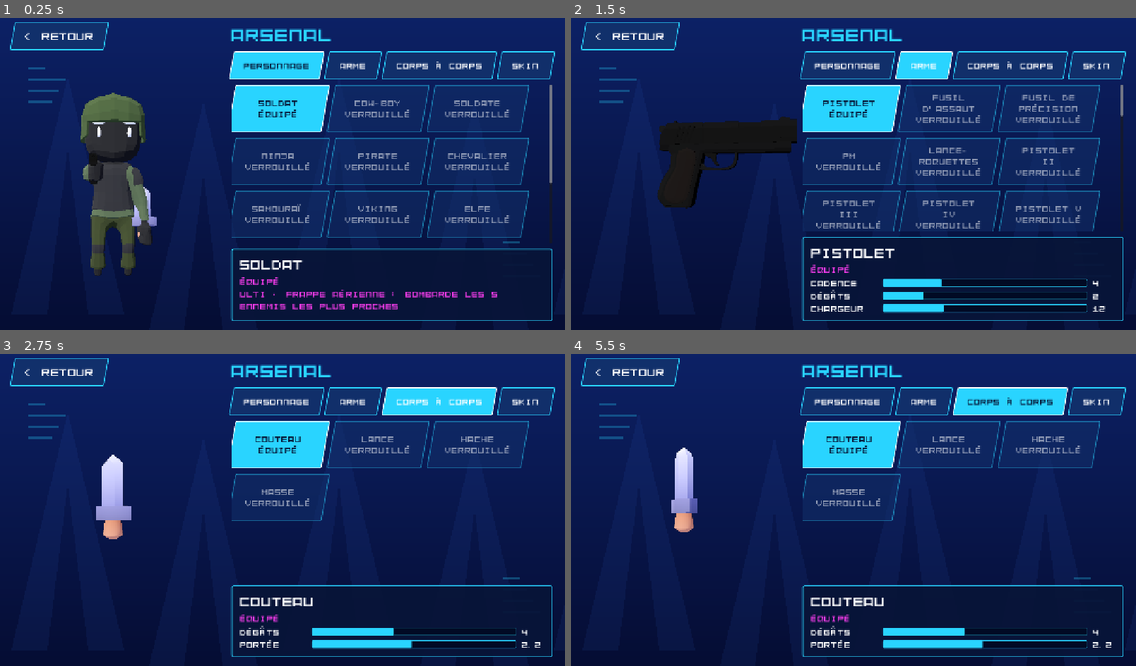
Above: before the commit, frames 1-4 (two rows, left to right).
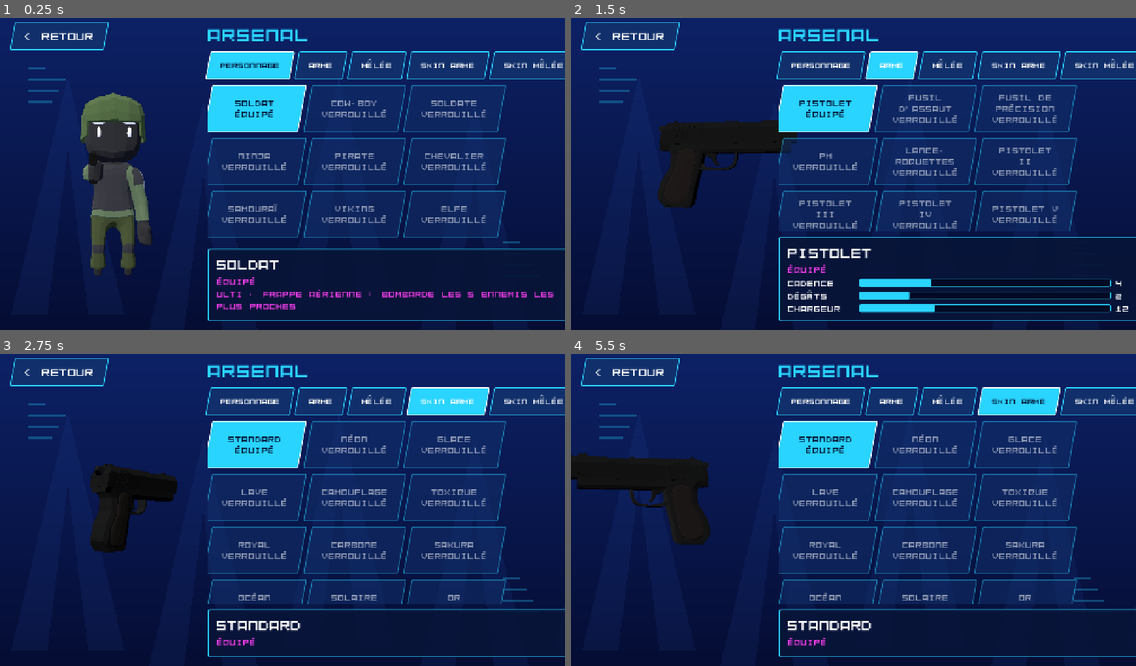
Above: after the commit, the same moments.

Repository: mariusortiz/overclock
Game: Godot game, scene res://scenes/armory.tscn
Same seed, same stepped clock (60 frames per second), same inputs: the game is played once before the commit and once after it. This scene is started directly instead of the project's main scene.
Inputs (mouse positions are in pixels of both pictures, inside the frame that each line leads up to):
- Up to frame 1 (0.25 s): no input
- Up to frame 2 (1.5 s): click "PERSONNAGE" at 0.5 s; click "ARME" at 1.25 s
- Up to frame 3 (2.75 s): click (440, 400) at 2 s, where only the run before the commit has a clickable "CORPS À CORPS"
- Up to frame 4 (5.5 s): click (949, 400) at 2.75 s, where only the run after the commit has a clickable "MÊLÉE"; click (1096, 400) at 3.5 s, where only the run before the commit has a clickable "SKIN"; click (1017, 400) at 4.25 s, where only the run after the commit has a clickable "SKIN ARME"; click (847, 444) at 5 s, where only the run before the commit has a clickable "Couteau ÉQUIPÉ"

The runs differ from the first frame. In frame 1, 9.8% of the frame differs, in the area x 23-100%, y 3-98%; in frame 2, 10%; in frame 3, 15%; in frame 4, 16%, in the area x 0-100%, y 3-98%.

Commit message:
Melee weapons: generated models, five new blades, skins
All nine melee weapons are now drawn by tools/make_melee_models.py, with
named parts (blade, edge, handle, guard) and steel, wood and grip textures.
New: kunai, butterfly knife, karambit, machete, katana (pass tiers 66-70).
The 13 finishes can be applied to the blade, chosen separately from the
gun's skin in a fifth armory tab.

Co-Authored-By: Claude Fable 5.2 <noreply@anthropic.com>
Claude-Session: https://claude.ai/code/session_01TMrhLU8C9hMQ3DU14F1G1z

Diff:
--- a/project.godot
+++ b/project.godot
@@ -6,7 +6,7 @@
 [application]
 
 config/name="Overclock"
-config/version="0.18.0"
+config/version="0.19.0"
 run/main_scene="res://scenes/loading.tscn"
 config/features=PackedStringArray("4.5", "Mobile")
 config/icon="res://icon.svg"
--- a/scripts/armory.gd
+++ b/scripts/armory.gd
@@ -1,11 +1,13 @@
 extends Control
-## Armory: pick the character, the weapon, the melee weapon and the weapon
-## skin from a grid of cards. Locked items can be previewed but not equipped.
+## Armory: pick the character, the weapon, the melee weapon and a skin for
+## each of the two from a grid of cards. Locked items can be previewed but not equipped.
 
 const MENU_SCENE := "res://scenes/menu.tscn"
 const CARD_SIZE := Vector2(214, 108)
 ## Characters that fit on one line of a card.
 const CARD_LINE_LENGTH := 12
+## Five tabs share the width of the panel.
+const TAB_FONT_SIZE := 18
 
 ## One tab per kind of item. "stats" lists what the detail panel shows:
 ## [label, key in the item, value that fills the bar].
@@ -13,9 +15,10 @@
 	{"label": "PERSONNAGE", "key": Loadout.CHARACTER_KEY, "items": Loadout.CHARACTERS, "stats": []},
 	{"label": "ARME", "key": Loadout.WEAPON_KEY, "items": Loadout.WEAPONS,
 		"stats": [["CADENCE", "fire_rate", 14.0], ["DÉGÂTS", "damage", 10.0], ["CHARGEUR", "magazine", 40.0]]},
-	{"label": "CORPS À CORPS", "key": Loadout.MELEE_KEY, "items": Loadout.MELEE,
-		"stats": [["DÉGÂTS", "damage", 10.0], ["PORTÉE", "range", 4.5]]},
-	{"label": "SKIN", "key": Loadout.SKIN_KEY, "items": Loadout.SKINS, "stats": []},
+	{"label": "MÊLÉE", "key": Loadout.MELEE_KEY, "items": Loadout.MELEE,
+		"stats": [["DÉGÂTS", "damage", 10.0], ["PORTÉE", "range", 4.5], ["VITESSE", "speed", 3.4]]},
+	{"label": "SKIN ARME", "key": Loadout.SKIN_KEY, "items": Loadout.SKINS, "stats": []},
+	{"label": "SKIN MÊLÉE", "key": Loadout.MELEE_SKIN_KEY, "items": Loadout.SKINS, "stats": []},
 ]
 var _tab_index := 0
 var _viewed: Dictionary
@@ -34,6 +37,7 @@
 	for i in _tabs.size():
 		var button := Button.new()
 		button.text = _tabs[i].label
+		button.add_theme_font_size_override("font_size", TAB_FONT_SIZE)
 		button.toggle_mode = true
 		button.custom_minimum_size.y = 64
 		button.size_flags_horizontal = Control.SIZE_EXPAND_FILL
@@ -56,7 +60,7 @@
 	match _tabs[index].key:
 		Loadout.CHARACTER_KEY:
 			_stage.focus(CharacterStage.Focus.CHARACTER)
-		Loadout.MELEE_KEY:
+		Loadout.MELEE_KEY, Loadout.MELEE_SKIN_KEY:
 			_stage.focus(CharacterStage.Focus.MELEE)
 		_:
 			_stage.focus(CharacterStage.Focus.WEAPON)
@@ -72,6 +76,8 @@
 			return Loadout.selected_melee()
 		Loadout.SKIN_KEY:
 			return Loadout.selected_skin()
+		Loadout.MELEE_SKIN_KEY:
+			return Loadout.selected_melee_skin()
 	return Loadout.selected_character()
 
 
@@ -117,7 +123,9 @@
 		_detail_stats.remove_child(bar)
 		bar.queue_free()
 	for stat: Array in _tabs[_tab_index].stats:
-		_add_stat(stat[0], _viewed[stat[1]], stat[2])
+		# A melee weapon's speed is its number of blows per second.
+		var value: float = 1.0 / _viewed.cooldown if stat[1] == "speed" else _viewed[stat[1]]
+		_add_stat(stat[0], value, stat[2])
 
 
 ## Previews the item, and equips it when it is unlocked.
@@ -135,6 +143,8 @@
 			_stage.show_melee(item)
 		Loadout.SKIN_KEY:
 			_stage.show_weapon(Loadout.selected_weapon(), item)
+		Loadout.MELEE_SKIN_KEY:
+			_stage.show_melee(Loadout.selected_melee(), item)
 	# Deferred: the cards are rebuilt, and one of them is handling this click.
 	_refresh.call_deferred()
 
--- a/scripts/battle_pass.gd
+++ b/scripts/battle_pass.gd
@@ -27,6 +27,8 @@
 	"pistol_5", "shotgun_4", "rifle_5", "revolver_4", "smg_5",
 	"sniper_5", "pistol_6", "shotgun_5", "rifle_6", "revolver_5",
 	"sniper_6", "shotgun_6", "rifle_7", "rifle_8", "rifle_9",
+	# Tiers 66 and up: the blades.
+	"kunai", "butterfly", "karambit", "machete", "katana",
 ]
 
 
--- a/scripts/character_stage.gd
+++ b/scripts/character_stage.gd
@@ -12,12 +12,17 @@
 const FLOAT_HEIGHT := 1.05
 ## A gun shown alone is scaled to this length, in meters.
 const FLOAT_GUN_LENGTH := 1.5
-const FLOAT_MELEE_SCALE := 1.6
+## A melee weapon shown alone is scaled to this height, within a limit.
+const FLOAT_MELEE_HEIGHT := 1.25
+const FLOAT_MELEE_MAX_SCALE := 2.4
 
 var _time := 0.0
 var _character: CharacterModel
 var _focus := Focus.CHARACTER
 var _gun_scale := 1.0
+var _melee_scale := 1.0
+## Height of the middle of the melee weapon's model, above the hand.
+var _melee_middle := 0.0
 
 @onready var _pivot: Node3D = $SubViewport/World/Pivot
 @onready var _weapon_holder: Node3D = $SubViewport/World/Pivot/WeaponHolder
@@ -33,7 +38,11 @@
 		var holder := _weapon_holder if _focus == Focus.WEAPON else _melee_holder
 		holder.position = Vector3(0, FLOAT_HEIGHT + sin(_time * 1.6) * 0.05, 0)
 		holder.rotation = Vector3(0, _time * SPIN_SPEED, 0)
-		holder.scale = Vector3.ONE * (_gun_scale if _focus == Focus.WEAPON else FLOAT_MELEE_SCALE)
+		holder.scale = Vector3.ONE * _gun_scale
+		if _focus == Focus.MELEE:
+			# Held by its handle: lower it so that its middle is the one floating.
+			holder.position.y -= _melee_middle * _melee_scale
+			holder.scale = Vector3.ONE * _melee_scale
 		return
 	_pivot.rotation.y = PI + sin(_time * TURN_SPEED) * TURN_RANGE
 	if _character:
@@ -69,8 +78,14 @@
 	_replace(_weapon_holder, Loadout.instantiate_weapon(item, skin))
 
 
-func show_melee(item: Dictionary) -> void:
-	_replace(_melee_holder, Loadout.instantiate_melee(item))
+## `skin` defaults to the equipped melee skin.
+func show_melee(item: Dictionary, skin := {}) -> void:
+	if skin.is_empty():
+		skin = Loadout.selected_melee_skin()
+	var bounds := Loadout.melee_bounds(item)
+	_melee_scale = minf(FLOAT_MELEE_HEIGHT / bounds.size.y, FLOAT_MELEE_MAX_SCALE)
+	_melee_middle = bounds.get_center().y
+	_replace(_melee_holder, Loadout.instantiate_melee(item, skin))
 
 
 ## Shows the player's current selection.
--- a/scripts/loadout.gd
+++ b/scripts/loadout.gd
@@ -119,36 +119,55 @@
 const PATTERN_SCALE := 0.6
 
 ## Close-range secondary attack. "sweep" hits every enemy in front instead of
-## one; "grip" is how far up the handle the hand holds it, in model units.
+## one. "model" is a .obj of assets/models/melee (see tools/make_melee_models.py):
+## handle along +Y, held at the origin, already at its size in the game.
 const MELEE := [
-	{
-		"id": "knife", "grip": 0.0, "name": "Couteau",
-		"model": "res://assets/models/characters/weapon-sword.glb", "scale": 1.3,
-		"damage": 4, "range": 2.2, "cooldown": 0.5, "sweep": false, "cone": 70.0, "knockback": 0.0,
-	},
-	{
-		# Long thrust that pierces every enemy lined up in front.
-		"id": "spear", "grip": 0.25, "name": "Lance",
-		"model": "res://assets/models/characters/weapon-spear.glb", "scale": 2.4,
-		"damage": 6, "range": 4.5, "cooldown": 0.8, "sweep": true, "cone": 18.0, "knockback": 0.0,
-	},
-	{
-		"id": "axe", "grip": 0.04, "name": "Hache",
-		"model": "res://assets/models/melee/tool-axe-upgraded.glb", "scale": 3.2,
-		"damage": 10, "range": 2.6, "cooldown": 1.1, "sweep": true, "cone": 70.0, "knockback": 0.0,
-	},
-	{
-		# Sends the enemy flying backward.
-		"id": "mace", "grip": 0.03, "name": "Masse",
-		"model": "res://assets/models/melee/tool-hammer-upgraded.glb", "scale": 5.0,
-		"damage": 8, "range": 2.4, "cooldown": 1.0, "sweep": false, "cone": 70.0, "knockback": 12.0,
-	},
+	{"id": "knife", "name": "Couteau", "model": "knife",
+		"damage": 4, "range": 2.2, "cooldown": 0.5, "sweep": false, "cone": 70.0, "knockback": 0.0},
+	# Long thrust that pierces every enemy lined up in front.
+	{"id": "spear", "name": "Lance", "model": "spear",
+		"damage": 6, "range": 4.5, "cooldown": 0.8, "sweep": true, "cone": 18.0, "knockback": 0.0},
+	{"id": "axe", "name": "Hache", "model": "axe",
+		"damage": 10, "range": 2.6, "cooldown": 1.1, "sweep": true, "cone": 70.0, "knockback": 0.0},
+	# Sends the enemy flying backward.
+	{"id": "mace", "name": "Masse", "model": "mace",
+		"damage": 8, "range": 2.4, "cooldown": 1.0, "sweep": false, "cone": 70.0, "knockback": 12.0},
+	{"id": "kunai", "name": "Kunaï", "model": "kunai",
+		"damage": 3, "range": 2.0, "cooldown": 0.3, "sweep": false, "cone": 70.0, "knockback": 0.0},
+	{"id": "butterfly", "name": "Couteau papillon", "model": "butterfly",
+		"damage": 4, "range": 2.1, "cooldown": 0.4, "sweep": false, "cone": 70.0, "knockback": 0.0},
+	# A short slash that catches everyone right in front.
+	{"id": "karambit", "name": "Karambit", "model": "karambit",
+		"damage": 5, "range": 2.0, "cooldown": 0.5, "sweep": true, "cone": 50.0, "knockback": 0.0},
+	{"id": "machete", "name": "Machette", "model": "machete",
+		"damage": 9, "range": 2.6, "cooldown": 0.9, "sweep": false, "cone": 70.0, "knockback": 0.0},
+	{"id": "katana", "name": "Katana", "model": "katana",
+		"damage": 7, "range": 3.2, "cooldown": 0.7, "sweep": true, "cone": 80.0, "knockback": 0.0},
 ]
+
+const MELEE_DIR := "res://assets/models/melee/"
+const MELEE_TEXTURE_DIR := "res://assets/textures/melee/"
+## Look of each part of a melee weapon, by the material name it has in the
+## model: [texture or "", color, metallic, roughness].
+const MELEE_MATERIALS := {
+	"Blade": ["steel", Color(0.82, 0.84, 0.88), 0.85, 0.3],
+	"Edge": ["", Color(0.93, 0.95, 0.98), 0.9, 0.18],
+	"Wood": ["wood", Color.WHITE, 0.0, 0.7],
+	"Grip": ["grip", Color.WHITE, 0.0, 0.85],
+	"Wrap": ["wrap", Color.WHITE, 0.0, 0.8],
+	"Guard": ["steel", Color(0.28, 0.28, 0.32), 0.8, 0.4],
+	"Brass": ["", Color(0.8, 0.6, 0.25), 0.9, 0.3],
+	"Accent": ["", Color(0.75, 0.12, 0.12), 0.3, 0.5],
+}
+## Parts of a melee weapon that a skin repaints.
+const MELEE_PAINTED_PARTS: Array[String] = ["Blade", "Accent"]
+const MELEE_TEXTURE_SCALE := 9.0
 
 const CHARACTER_KEY := "character"
 const WEAPON_KEY := "weapon"
 const MELEE_KEY := "melee"
 const SKIN_KEY := "skin"
+const MELEE_SKIN_KEY := "melee_skin"
 
 
 static func is_unlocked(item: Dictionary) -> bool:
@@ -171,6 +190,10 @@
 
 static func selected_skin() -> Dictionary:
 	return _selected(SKINS, SKIN_KEY)
+
+
+static func selected_melee_skin() -> Dictionary:
+	return _selected(SKINS, MELEE_SKIN_KEY)
 
 
 static func select(key: String, item: Dictionary) -> void:
@@ -227,15 +250,44 @@
 	gun.add_child(part)
 
 
-## Creates a melee weapon as held in the hand: its handle along +Y, gripped
-## "grip" model units above its lower end.
-static func instantiate_melee(item: Dictionary) -> Node3D:
-	var model: Node3D = load(item.model).instantiate()
-	var size: float = item.scale
-	model.transform = Transform3D(Basis.from_scale(Vector3.ONE * size), Vector3(0, -item.grip * size, 0))
+## Creates a melee weapon as held in the hand: its handle along +Y, the hand
+## at the origin. `skin` (an entry of SKINS) repaints its blade; none by default.
+static func instantiate_melee(item: Dictionary, skin := {}) -> Node3D:
+	var part := MeshInstance3D.new()
+	part.mesh = load(MELEE_DIR + item.model + ".obj")
+	var finish: StandardMaterial3D = null
+	if not skin.is_empty() and skin.pattern:
+		finish = _finish(skin)
+	for surface in part.mesh.get_surface_count():
+		var part_name := part.mesh.surface_get_material(surface).resource_name
+		if finish and part_name in MELEE_PAINTED_PARTS:
+			part.set_surface_override_material(surface, finish)
+		else:
+			part.set_surface_override_material(surface, _melee_material(part_name))
 	var held := Node3D.new()
-	held.add_child(model)
+	held.add_child(part)
 	return held
+
+
+## Box around a melee weapon's model, to frame it when it is shown alone.
+static func melee_bounds(item: Dictionary) -> AABB:
+	return (load(MELEE_DIR + item.model + ".obj") as Mesh).get_aabb()
+
+
+static func _melee_material(part_name: String) -> StandardMaterial3D:
+	var look: Array = MELEE_MATERIALS.get(part_name, MELEE_MATERIALS["Guard"])
+	var material := StandardMaterial3D.new()
+	var texture: String = look[0]
+	if texture != "":
+		material.albedo_texture = load(MELEE_TEXTURE_DIR + texture + ".png")
+		material.uv1_triplanar = true
+		material.uv1_scale = Vector3.ONE * MELEE_TEXTURE_SCALE
+	material.albedo_color = look[1]
+	material.metallic = look[2]
+	material.roughness = look[3]
+	# The generated models do not mind which way their faces turn.
+	material.cull_mode = BaseMaterial3D.CULL_DISABLED
+	return material
 
 
 ## Why a locked item is locked, for the menus.
@@ -259,21 +311,28 @@
 static func _apply_skin(gun: Node3D, skin: Dictionary) -> void:
 	if not skin.pattern:
 		return
+	var finish := _finish(skin)
+	for part: MeshInstance3D in gun.get_children():
+		for surface in part.mesh.get_surface_count():
+			var original := part.mesh.surface_get_material(surface)
+			if original == null or not original.resource_name in UNPAINTED_PARTS:
+				part.set_surface_override_material(surface, finish)
+
+
+## The material a skin paints with: its pattern, and its glow if it has one.
+static func _finish(skin: Dictionary) -> StandardMaterial3D:
 	var finish := StandardMaterial3D.new()
 	finish.albedo_texture = load(SKIN_DIR + skin.id + ".png")
 	finish.uv1_triplanar = true
 	finish.uv1_scale = Vector3.ONE * PATTERN_SCALE
 	finish.metallic = 0.4
 	finish.roughness = 0.4
+	finish.cull_mode = BaseMaterial3D.CULL_DISABLED
 	if skin.glow > 0.0:
 		finish.emission_enabled = true
 		finish.emission = skin.shot
 		finish.emission_energy_multiplier = skin.glow
-	for part: MeshInstance3D in gun.get_children():
-		for surface in part.mesh.get_surface_count():
-			var original := part.mesh.surface_get_material(surface)
-			if original == null or not original.resource_name in UNPAINTED_PARTS:
-				part.set_surface_override_material(surface, finish)
+	return finish
 
 
 static func _selected(items: Array, key: String) -> Dictionary:
--- a/scripts/melee.gd
+++ b/scripts/melee.gd
@@ -39,7 +39,7 @@
 	sweep = data.sweep
 	cone_deg = data.cone
 	knockback = data.knockback
-	_model_pivot.add_child(Loadout.instantiate_melee(data))
+	_model_pivot.add_child(Loadout.instantiate_melee(data, Loadout.selected_melee_skin()))
 
 
 func _process(_delta: float) -> void:
Not shown, removed: assets/models/characters/License.txt
Binary file removed: assets/models/characters/Textures/colormap.png
Binary file removed: assets/models/characters/weapon-spear.glb
Binary file removed: assets/models/characters/weapon-sword.glb
Not shown, added: assets/models/melee/axe.mtl
Not shown, added: assets/models/melee/axe.obj
Not shown, added: assets/models/melee/butterfly.mtl
Not shown, added: assets/models/melee/butterfly.obj
Not shown, added: assets/models/melee/karambit.mtl
Not shown, added: assets/models/melee/karambit.obj
Not shown, added: assets/models/melee/katana.mtl
Not shown, added: assets/models/melee/katana.obj
(and 17 more such lines)
